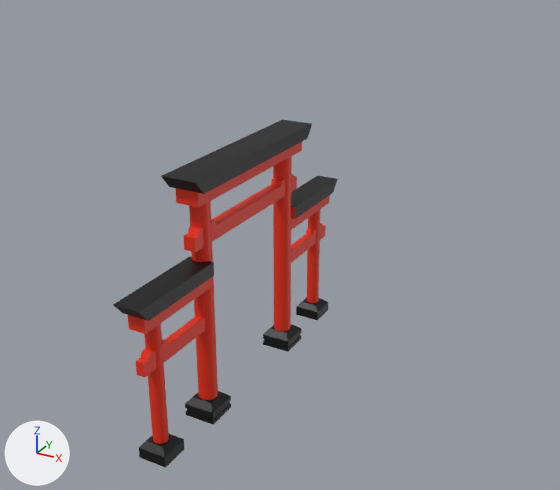
A saved change to the Blender file Apex/Blender/Japanese Torii/Japanese Torii.blend.
One viewpoint serves both versions: a 50 mm camera at (7.09, -11.54, 8.8) aimed at (0.63, 0.21, 2.93). Every picture has the same lights, and +X, +Y and +Z are marked at lower left. Objects named as collision shapes, trigger or cutter boxes, shadow casters or lower levels of detail are left out.

Objects in the first picture: 'Japanese Torii', 'Japanese Torii Extension'.
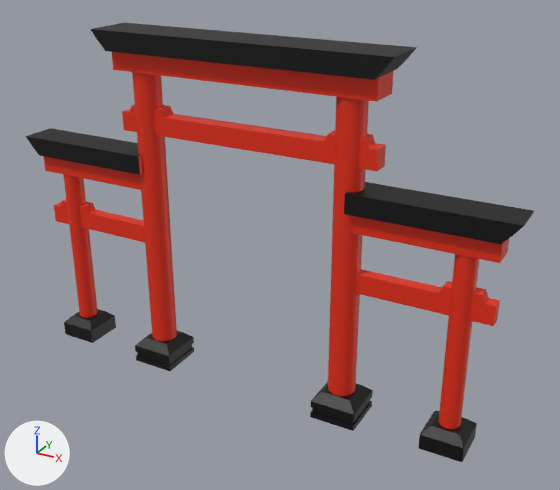
Diff of the bpy script that builds the scene:
```diff
--- a/Apex/Blender/Japanese Torii/Japanese Torii.blend.py
+++ b/Apex/Blender/Japanese Torii/Japanese Torii.blend.py
@@ me_cylinder @@
 # used by ob_japanese_torii; location = (0.0, 0.0, 0.0)
-me_cylinder.from_pydata(...)  # 134 vertices, 108 faces; spans x -0.32..0.35, y -1.63..2.04, z -0.07..4.8
+me_cylinder.from_pydata(...)  # 488 vertices, 402 faces; spans x -5.11..5.1, y -0.45..0.52, z -0.31..6.72
+# me_cylinder part 1: the loose piece of 32 vertices spanning x -0.18..0.18, y -1.63..-1.26, z -0.07..4.36 is turned 90 degrees about the z axis through its middle and scaled by 1.44, then moved by (2.08, 1.46, 0.74)
+# me_cylinder part 2: the loose piece of 28 vertices spanning x -0.31..0.31, y 1.15..1.77, z 0.0..0.37 is turned 90 degrees about the z axis through its middle and scaled by 1.44, then moved by (-2.11, -1.45, -0.13)
+# me_cylinder part 3: a new loose piece, a 16-sided cylinder along z spanning x -2.36..-1.83, y -0.25..0.28, z -0.31..6.08, in mat_material_001 (red #e72d0d)
+# me_cylinder part 4: the loose piece of 28 vertices spanning x -0.31..0.31, y 1.15..1.77, z 0.0..0.37 is copied, and the copy is scaled about its middle by 1.44, then moved by (2.1, -1.45, -0.13); it spans x 1.65..2.54, y -0.44..0.46, z -0.21..0.32
+# me_cylinder part 5: the loose piece of 48 vertices spanning x -0.09..0.13, y 0.0..1.83, z 3.47..3.82 is multiplied about its middle by the matrix ((0.0, -1.443, 0.0), (1.063, 0.0, 0.0), (0.0, 0.0, 1.443)), then moved by (-3.5, -0.88, -0.93)
+# me_cylinder part 6: a new loose piece, a 16-sided cylinder along z spanning x 4.01..4.41, y -0.19..0.21, z -0.31..3.73, in mat_material_001 (red #e72d0d)
+# me_cylinder part 7: the loose piece of 48 vertices spanning x -0.09..0.13, y 0.0..1.83, z 3.47..3.82 is copied, and the copy is multiplied about its middle by the matrix ((0.0, 1.443, 0.0), (1.063, 0.0, 0.0), (0.0, 0.0, 1.443)), then moved by (3.45, -0.88, -0.93); it spans x 2.15..4.79, y -0.08..0.16, z 2.46..2.98
+# me_cylinder part 8: a new loose piece, a 16-sided cylinder along z spanning x -4.42..-4.02, y -0.19..0.21, z -0.31..3.73, in mat_material_001 (red #e72d0d)
+# me_cylinder part 9: a new loose piece of 92 vertices spanning x -2.64..2.63, y -0.13..0.2, z 4.79..5.31, in mat_material_001 (red #e72d0d)
+# me_cylinder part 10: a new loose piece of 40 vertices spanning x -2.95..2.94, y -0.45..0.52, z 5.98..6.72
+# me_cylinder part 11: a new loose piece of 26 vertices spanning x -5.11..-2.17, y -0.32..0.39, z 3.65..4.39
+# me_cylinder part 12: a new loose piece of 26 vertices spanning x 2.15..5.1, y -0.32..0.39, z 3.65..4.39
+# me_cylinder part 13: the loose piece of 26 vertices spanning x -0.32..0.35, y 0.0..2.04, z 4.29..4.8 is deleted
+# me_cylinder part 14
+# 16 vertices are added at x -4.62..4.46, y -0.39..0.41, z -0.17..0.29
+# 8 new vertices lie (0.8, 0.0, 0.0) away from vertices in x -4.62..3.8, y -0.39..0.41, z -0.17..0.14
+# 20 new faces join them, mat_material_002 (black #000000)
 me_cylinder.materials.append(mat_material_001)
@@ ob_japanese_torii @@
 ob_japanese_torii.location = (0.0, 0.0, 0.0)
-_m = ob_japanese_torii.modifiers.new('Mirror', 'MIRROR')
-_m.use_axis = (False, True, False)
@@ ob_japanese_torii_extension @@
-ob_japanese_torii_extension = bpy.data.objects.new('Japanese Torii Extension', me_cylinder_001)
-ob_japanese_torii_extension.location = (0.0, 0.0, 0.0)
-_m = ob_japanese_torii_extension.modifiers.new('Mirror', 'MIRROR')
-_m.use_axis = (False, True, False)
```

What differs and where, as boxes (x1, y1, x2, y2) in the pictures (560 x 490 px; the box of a moved part takes in the faces that stretch with it):
'Japanese Torii', reshaped, modifiers changed (235% wider, 44% taller): before (161, 120, 312, 425); after (26, 23, 534, 462)
'Japanese Torii Extension', deleted: before (113, 176, 337, 468)
    faces in mat_material_001 (red #e72d0d): (128, 195, 330, 444)
    faces in mat_material_002 (black #000000): (113, 176, 337, 468)
part 1 of me_cylinder, moved or reshaped: before (189, 156, 292, 400); after (328, 97, 369, 396)
part 2 of me_cylinder, moved or reshaped: before (185, 324, 302, 425); after (135, 331, 194, 371)
part 3 of me_cylinder, added (red): after (132, 72, 177, 341)
part 4 of me_cylinder, added (black): after (310, 382, 373, 431)
part 5 of me_cylinder, moved or reshaped: before (184, 174, 297, 252); after (54, 199, 145, 243)
part 6 of me_cylinder, added (red): after (438, 254, 479, 429)
part 7 of me_cylinder, added (red): after (356, 269, 500, 326)
part 8 of me_cylinder, added (red): after (63, 174, 98, 317)
part 9 of me_cylinder, added (red): after (122, 105, 386, 171)
part 10 of me_cylinder, added: after (91, 23, 417, 102)
part 11 of me_cylinder, added: after (26, 128, 143, 190)
part 12 of me_cylinder, added: after (344, 182, 534, 263)
part 13 of me_cylinder, deleted: before (161, 120, 312, 208)
part 14 of me_cylinder, added (black): after (64, 309, 477, 462)
